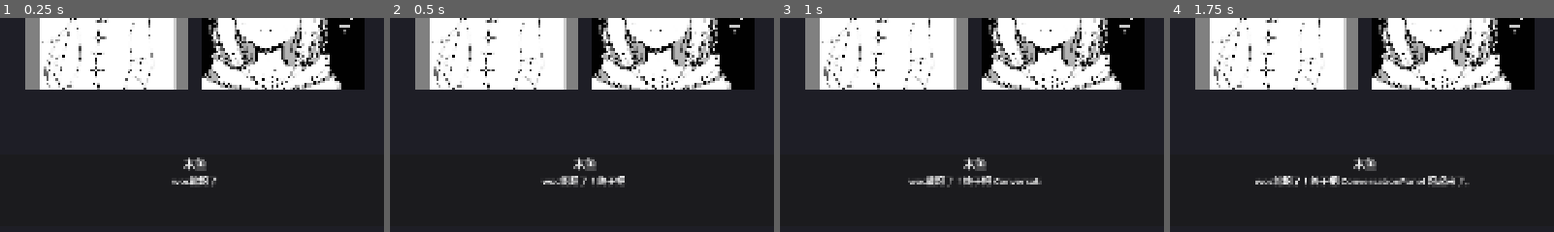
Above: before the commit, frames 1-4 (left to right).
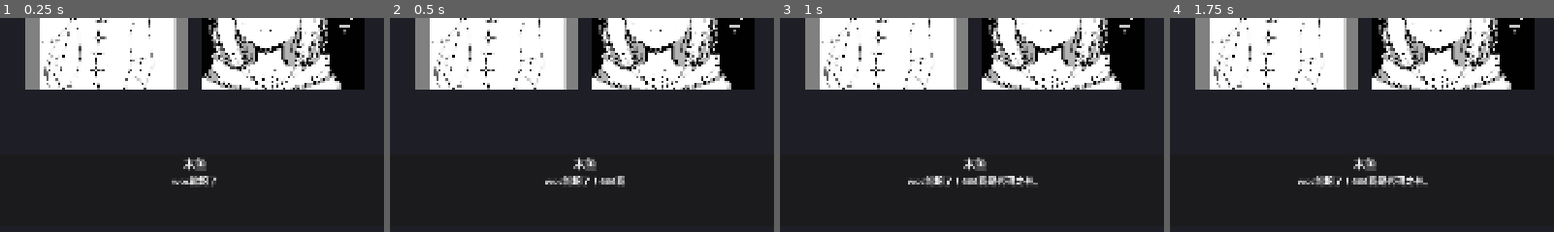
Above: after the commit, the same moments.

Repository: yuhaoc226-sys/LycheeMuyuGameDesign
Game: Godot game, scene res://scenes/testing/conversation/developer_conversation_test.tscn
The game is run twice, just before and just after one commit, with the same random seed, the same clock (stepped at 60 frames per second) and the same inputs. This scene is started directly instead of the project's main scene.
Inputs:
- Up to frame 1 (0.25 s): no input
- Up to frame 2 (0.5 s): no input
- Up to frame 3 (1 s): click "Book" at 0.5 s
- Up to frame 4 (1.75 s): click "Phone" at 1.25 s
The pictures show only the part of the screen within x 25-75%, y 50-100%; the shares and areas given below are measured in that part.

Frame 1 is identical in both runs. In frame 2, 0.6% of the frame differs, in the area x 39-62%, y 73-80%; in frame 3, 0.9%; in frame 4, 1.7%, in the area x 22-79%, y 73-80%.

Commit message:
Wrote alot note in Conversation Panel UI for self study

Diff:
--- a/projects/LycheeMuyuVN/data/dialogue/testing/developer_conversation_test.json
+++ b/projects/LycheeMuyuVN/data/dialogue/testing/developer_conversation_test.json
@@ -3,132 +3,132 @@
   "title": "Developer Conversation System Test",
   "description": "Tests dialogue, typewriter animation, choices, character images, and pause/resume behavior.",
   "characters": [
-    {
-      "id": "muyu",
-      "name": "木鱼",
-      "image": "res://assets/testing/conversation/developer_01.jpg",
-      "slot": "left"
-    },
-    {
-      "id": "lizhi",
-      "name": "荔枝",
-      "image": "res://assets/testing/conversation/developer_02.jpg",
-      "slot": "right"
-    }
+	{
+	  "id": "muyu",
+	  "name": "木鱼",
+	  "image": "res://assets/testing/conversation/developer_01.jpg",
+	  "slot": "left"
+	},
+	{
+	  "id": "liqi",
+	  "name": "荔枝",
+	  "image": "res://assets/testing/conversation/developer_02.jpg",
+	  "slot": "right"
+	}
   ],
   "entries": [
-    {
-      "id": "intro_01",
-      "speaker": "木鱼",
-      "speaker_id": "muyu",
-      "text": "woc能跑了！终于把 ConversationPanel 跑起来了。",
-      "choices": []
-    },
-    {
-      "id": "intro_02",
-      "speaker": "荔枝",
-      "speaker_id": "lizhi",
-      "text": "哥们儿，你看这俩图片位置对吗？而且背景都没扣。",
-      "choices": []
-    },
-    {
-      "id": "test_01",
-      "speaker": "木鱼",
-      "speaker_id": "muyu",
-      "text": "先别急着改图片。我们先把对话系统测试完整。",
-      "choices": []
-    },
-    {
-      "id": "test_02",
-      "speaker": "荔枝",
-      "speaker_id": "lizhi",
-      "text": "行，那你打算测试什么？",
-      "choices": [
-        {
-          "id": "test_typewriter",
-          "text": "测试打字机效果：逐字显示和点击跳过。"
-        },
-        {
-          "id": "test_choices",
-          "text": "测试选项：看看动态生成的按钮是否正常。"
-        },
-        {
-          "id": "test_everything",
-          "text": "全部测试一遍！"
-        }
-      ]
-    },
-    {
-      "id": "test_03",
-      "speaker": "木鱼",
-      "speaker_id": "muyu",
-      "text": "很好。现在测试一段比较长的文本。对话系统需要正确处理较长的句子、自动换行，以及逐字显示时的布局变化。我们还要确保文本不会因为切换说话者而继续显示上一句的内容。",
-      "choices": []
-    },
-    {
-      "id": "test_04",
-      "speaker": "荔枝",
-      "speaker_id": "lizhi",
-      "text": "再测试一下标点符号！中文，English, numbers 12345, and symbols: ! ? ...",
-      "choices": []
-    },
-    {
-      "id": "test_05",
-      "speaker": "木鱼",
-      "speaker_id": "muyu",
-      "text": "现在连续点击 Continue，确认每次都能正确显示下一句话。快速点击时，也不应该出现旧的打字机动画覆盖新文本的问题。",
-      "choices": []
-    },
-    {
-      "id": "pause_test_01",
-      "speaker": "荔枝",
-      "speaker_id": "lizhi",
-      "text": "接下来测试暂停功能。未来玩家可以打开书本或手机界面，而不会结束当前对话。",
-      "choices": []
-    },
-    {
-      "id": "pause_test_02",
-      "speaker": "木鱼",
-      "speaker_id": "muyu",
-      "text": "如果你在这句话显示到一半时打开书本，文本应该停在当前字符。关闭书本后，对话才能继续显示。",
-      "choices": []
-    },
-    {
-      "id": "test_06",
-      "speaker": "荔枝",
-      "speaker_id": "lizhi",
-      "text": "接下来，测试结束语。你完成这些测试之后，就可以开始把这个面板用于游戏里的正式剧情了。",
-      "choices": []
-    },
-    {
-      "id": "test_07",
-      "speaker": "木鱼",
-      "speaker_id": "muyu",
-      "text": "等等！我们还得测试一下玩家点击选项之后的反馈。",
-      "choices": [
-        {
-          "id": "finish_continue",
-          "text": "继续测试。"
-        },
-        {
-          "id": "finish_early",
-          "text": "结束本次测试。"
-        }
-      ]
-    },
-    {
-      "id": "test_08",
-      "speaker": "荔枝",
-      "speaker_id": "lizhi",
-      "text": "如果你能看到这句话，说明选择按钮触发后，对话也能继续向后推进。当前版本记录选择结果，但还没有根据选择跳转到不同剧情分支。",
-      "choices": []
-    },
-    {
-      "id": "finish",
-      "speaker": "木鱼",
-      "speaker_id": "muyu",
-      "text": "测试结束！下一步可以实现真正的分支剧情、角色立绘切换，以及与书本和手机 UI 的集成。",
-      "choices": []
-    }
+	{
+	  "id": "intro_01",
+	  "speaker": "木鱼",
+	  "speaker_id": "muyu",
+	  "text": "woc能跑了！666我是代码之神。",
+	  "choices": []
+	},
+	{
+	  "id": "intro_02",
+	  "speaker": "荔枝",
+	  "speaker_id": "liqi",
+	  "text": "哥们儿，你看这俩图片位置对吗？而且背景都没扣。",
+	  "choices": []
+	},
+	{
+	  "id": "test_01",
+	  "speaker": "木鱼",
+	  "speaker_id": "muyu",
+	  "text": "反正我不是画画的牛马，我是代码牛马，而且你也不是本人。",
+	  "choices": []
+	},
+	{
+	  "id": "test_02",
+	  "speaker": "荔枝",
+	  "speaker_id": "liqi",
+	  "text": "行，那你打算测试什么？",
+	  "choices": [
+		{
+		  "id": "test_typewriter",
+		  "text": "测试打字机效果。"
+		},
+		{
+		  "id": "test_choices",
+		  "text": "测试选项。"
+		},
+		{
+		  "id": "test_everything",
+		  "text": "全部测试一遍！"
+		}
+	  ]
+	},
+	{
+	  "id": "test_03",
+	  "speaker": "木鱼",
+	  "speaker_id": "muyu",
+	  "text": "很好。现在测试一段比较长的文本。《第五人格》（Identity V）是一款由網易互娛旗下JOKER工作室開發的恐怖多人非對稱競技遊戲。2018年4月2日開始公測並於2018年4月12日上線中國大陸全平台。",
+	  "choices": []
+	},
+	{
+	  "id": "test_04",
+	  "speaker": "荔枝",
+	  "speaker_id": "liqi",
+	  "text": "再测试一下标点符号！中文，English, numbers 12345, and symbols: ! ? ... 昆镜考锟斤拷烫烫烫.别忘了\"引用号要打斜杠",
+	  "choices": []
+	},
+	{
+	  "id": "test_05",
+	  "speaker": "木鱼",
+	  "speaker_id": "muyu",
+	  "text": "测试以下连续点击下一句 快速跳过人生。",
+	  "choices": []
+	},
+	{
+	  "id": "pause_test_01",
+	  "speaker": "荔枝",
+	  "speaker_id": "liqi",
+	  "text": "接下来测试暂停功能。未来玩家可以打开书本或手机界面，而不会结束当前对话。",
+	  "choices": []
+	},
+	{
+	  "id": "pause_test_02",
+	  "speaker": "木鱼",
+	  "speaker_id": "muyu",
+	  "text": "如果你在这句话显示到一半时打开书本，文本应该停在当前字符。关闭书本后，对话才能继续显示。",
+	  "choices": []
+	},
+	{
+	  "id": "test_06",
+	  "speaker": "荔枝",
+	  "speaker_id": "liqi",
+	  "text": "然后没了。",
+	  "choices": []
+	},
+	{
+	  "id": "test_07",
+	  "speaker": "木鱼",
+	  "speaker_id": "muyu",
+	  "text": "等等！我们还得测试一下玩家点击选项之后的反馈。",
+	  "choices": [
+		{
+		  "id": "finish_continue",
+		  "text": "继续测试。"
+		},
+		{
+		  "id": "finish_early",
+		  "text": "结束本次测试。"
+		}
+	  ]
+	},
+	{
+	  "id": "test_08",
+	  "speaker": "荔枝",
+	  "speaker_id": "liqi",
+	  "text": "如果你能看到这句话，那很好了你木鱼很nb。但为什么没做分支",
+	  "choices": []
+	},
+	{
+	  "id": "finish",
+	  "speaker": "木鱼",
+	  "speaker_id": "muyu",
+	  "text": "欸嘿。",
+	  "choices": []
+	}
   ]
 }
--- a/projects/LycheeMuyuVN/scenes/ui/conversation/conversation_panel.tscn
+++ b/projects/LycheeMuyuVN/scenes/ui/conversation/conversation_panel.tscn
@@ -1,8 +1,8 @@
-[gd_scene load_steps=2 format=3]
+[gd_scene format=3 uid="uid://c5t42g2kjkpy8"]
 
-[ext_resource type="Script" path="res://scripts/ui/conversation/conversation_panel.gd" id="1"]
+[ext_resource type="Script" uid="uid://du7e3h3hs8fob" path="res://scripts/ui/conversation/conversation_panel.gd" id="1"]
 
-[node name="ConversationPanel" type="Control"]
+[node name="ConversationPanel" type="Control" unique_id=1467026124]
 layout_mode = 3
 anchors_preset = 15
 anchor_right = 1.0
@@ -11,8 +11,8 @@
 grow_vertical = 2
 script = ExtResource("1")
 
-[node name="DialogueArea" type="PanelContainer" parent="."]
-anchors_preset = 12
+[node name="DialogueArea" type="PanelContainer" parent="." unique_id=1603996614]
+layout_mode = 0
 anchor_left = 0.03
 anchor_top = 1.0
 anchor_right = 0.97
@@ -21,28 +21,27 @@
 offset_bottom = -25.0
 grow_horizontal = 2
 
-[node name="DialogueLayout" type="VBoxContainer" parent="DialogueArea"]
+[node name="DialogueLayout" type="VBoxContainer" parent="DialogueArea" unique_id=66154557]
 layout_mode = 2
 
-[node name="SpeakerName" type="Label" parent="DialogueArea/DialogueLayout"]
+[node name="SpeakerName" type="Label" parent="DialogueArea/DialogueLayout" unique_id=944067537]
 layout_mode = 2
 text = "Speaker"
 
-[node name="DialogueText" type="RichTextLabel" parent="DialogueArea/DialogueLayout"]
+[node name="DialogueText" type="RichTextLabel" parent="DialogueArea/DialogueLayout" unique_id=1212099540]
 custom_minimum_size = Vector2(0, 90)
 layout_mode = 2
 size_flags_vertical = 3
 text = "Dialogue text"
 
-[node name="ContinueButton" type="Button" parent="DialogueArea/DialogueLayout"]
+[node name="ContinueButton" type="Button" parent="DialogueArea/DialogueLayout" unique_id=2050006789]
 custom_minimum_size = Vector2(120, 36)
 layout_mode = 2
 size_flags_horizontal = 8
 text = "Continue"
 
-[node name="ChoiceArea" type="PanelContainer" parent="."]
-visible = false
-anchors_preset = 10
+[node name="ChoiceArea" type="PanelContainer" parent="." unique_id=1821483654]
+layout_mode = 0
 anchor_left = 0.5
 anchor_top = 1.0
 anchor_right = 0.5
@@ -53,17 +52,19 @@
 offset_bottom = -220.0
 grow_horizontal = 2
 
-[node name="ChoiceList" type="VBoxContainer" parent="ChoiceArea"]
+[node name="ChoiceList" type="VBoxContainer" parent="ChoiceArea" unique_id=3870936]
 layout_mode = 2
 
-[node name="BookButton" type="Button" parent="."]
+[node name="BookButton" type="Button" parent="." unique_id=1740306253]
+layout_mode = 0
 offset_left = 24.0
 offset_top = 24.0
 offset_right = 134.0
 offset_bottom = 66.0
 text = "Book"
 
-[node name="PhoneButton" type="Button" parent="."]
+[node name="PhoneButton" type="Button" parent="." unique_id=2077326439]
+layout_mode = 0
 anchor_left = 1.0
 anchor_right = 1.0
 offset_left = -134.0
@@ -73,8 +74,8 @@
 grow_horizontal = 0
 text = "Phone"
 
-[node name="SystemMessage" type="Label" parent="."]
-anchors_preset = 10
+[node name="SystemMessage" type="Label" parent="." unique_id=2066092154]
+layout_mode = 0
 anchor_left = 0.5
 anchor_right = 0.5
 offset_left = -250.0
--- a/projects/LycheeMuyuVN/scripts/testing/conversation/developer_conversation_test.gd
+++ b/projects/LycheeMuyuVN/scripts/testing/conversation/developer_conversation_test.gd
@@ -3,27 +3,77 @@
 ## Choose a conversation JSON file in the Inspector.
 @export_file("*.json") var dialogue_file: String = \
 	"res://data/dialogue/testing/developer_conversation_test.json"
+##declare a var that store the path toward the json,
+##use the @export_file to allow Inspector, which is an outside signal. to select the signal
 
 @export var start_on_ready: bool = true
-
+##a boolean that allows the conversation start automatically when the scene initialized
 @onready var conversation_panel = $ConversationPanel
-
+# conversationPanel is the child node of this script's node, that represent the actual dialog
+# onready mean: tell godot to automatically initialize this variable ONLY after that node is loaded.
+## prevent bug
+## can do stuffs like conversation_panel.hide(),
+## Or access its signals: conversation_panel.conversation_finished
+## or call a method in that child node
 @onready var character_image_slots: Dictionary = {
 	"left": $Developer01Image,
 	"right": $Developer02Image
 }
+# a Dictionary is a data that stored a pair of keys and values.
+# it is like a input map like up down left right, in the inputs of the project setting.
+# in this case left and right is 2 string of path, instead vector value (1,0) or (-1,0)
+# i can search the corresponding key like :
+## var a = character_image_slots["left"]
+## right_image = character_image_slots["right"]
+# this is equivilent as:
+## @onready var left_image = $Developer01Image
+## @onready var right_image = $Developer02Image
+# but use Dictionary is convinence, like an array, i can do (for i in "character_image_slots"):
+#and easy to oraganize if i want to add 3rd value for this Dictionary array.
+#but why? :
+## the dialog json file contain such:
+#{
+	#"characters": [
+		#{
+			#"slot": "left",
+			#"image": "res://assets/characters/developer.png"
+		#}
+	#],
+	#"entries": []
+#}
+## the script down will read and place the image on the left.
 
 
 func _ready() -> void:
 	_connect_conversation_signals()
-
 	if start_on_ready:
 		load_conversation(dialogue_file)
-
-
-# ============================================================
-# SIGNALS
-# ============================================================
+## when the startOnReady is true, the script load the conversation, conversly. and controllable by signal
+## allows conditions like:
+### Automatically starting a conversation when entering a scene.
+### Waiting until the player interacts with an NPC.
+### Loading a conversation after a cutscene.
+### Starting a conversation after another event occurs.
+
+# ============================================================
+# SIGNALS 接下来这一堆雷霆信号会很疯狂
+# ============================================================
+
+#notes for signal:
+# 	signal conversation_finished --> declare a signal
+#	conversation_finished.emit()  --> boradcast a signal
+#let's deconstruct:
+"conversation_panel.conversation_finished.connect(
+    _on_conversation_finished
+)"
+#conversation_panel. --> expected signal source node
+# .conversation_finished --> expected signal to be recieved from that node emmitted.
+# .connected: --> wait until this singla is recieved, and if it is recieved, do:
+#Call function _on_conversation_finished()
+
+# is_connected() is a one time use boolean, it check if the func is actually connected,
+#	if not it it will creat an connection,
+#	if connection exist it will revent repeat call for this func
 
 func _connect_conversation_signals() -> void:
 	if not conversation_panel.conversation_finished.is_connected(
@@ -56,40 +106,47 @@
 
 
 # ============================================================
-# LOAD JSON
+# LOAD JSON 孩子们我写了一堆注释然后没保存我曹啊
 # ============================================================
 
 func load_conversation(path: String) -> void:
 	if not FileAccess.file_exists(path):
 		push_error("Conversation JSON does not exist: " + path)
 		return
-
+#accept a path for String, check if the path exist
 	var file := FileAccess.open(path, FileAccess.READ)
 
 	if file == null:
 		push_error("Unable to open conversation JSON: " + path)
 		return
-
+#FileAcess.READ wont change the content of the file.
+#check if the file is openable Json, and check if it is empty
 	var json_text: String = file.get_as_text()
 	file.close()
 
 	var parsed: Variant = JSON.parse_string(json_text)
-
+# parse the content to String, and add to parsed.
+# Variant variables can store Array, boolean, godot reffrence, or even dogot readable outside source.
 	if not parsed is Dictionary:
 		push_error("Conversation JSON root must be an object.")
 		return
-
+# check if the content is Dictionary.
+# the diction include the universal tags, like speaker: muyu
+# text: 114514
+# those will be take as input later so the script can run
 	var conversation_data: Dictionary = parsed
 
 	if not conversation_data.has("entries"):
 		push_error("Conversation JSON is missing 'entries'.")
 		return
-
+# in my dialog Json files, an entries is an Array of dictionaries, and
+# each dictionary contains like the things mentioned in the comment in above section
 	var raw_entries: Variant = conversation_data["entries"]
 
 	if not raw_entries is Array:
 		push_error("'entries' must be an array.")
 		return
+# check if the entries is functionable and correct in syntax.
 
 	var entries: Array[Dictionary] = []
 
@@ -98,7 +155,8 @@
 			entries.append(item)
 		else:
 			push_warning("Skipping an invalid dialogue entry.")
-
+# take the Dictionaries (which is basically each line of dialog) and store in list
+# will skip a wrong data type, like a wrong written dialog.
 	_load_characters(
 		conversation_data.get("characters", [])
 	)
Not shown: 1 places in projects/LycheeMuyuVN/scenes/testing/conversation/developer_conversation_test.tscn that only renumber resources
